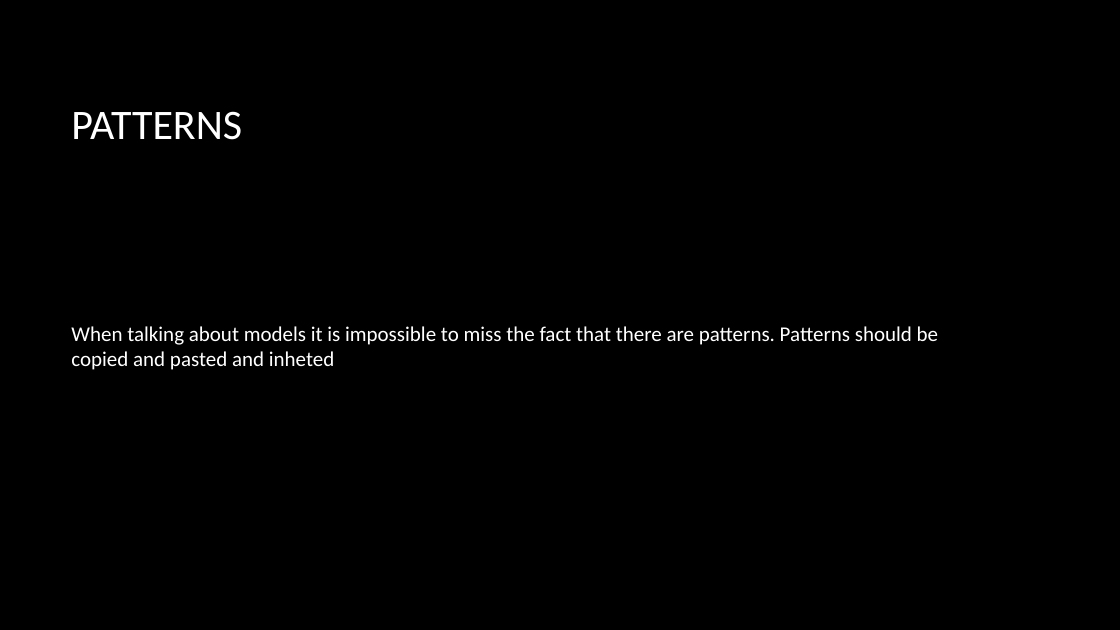
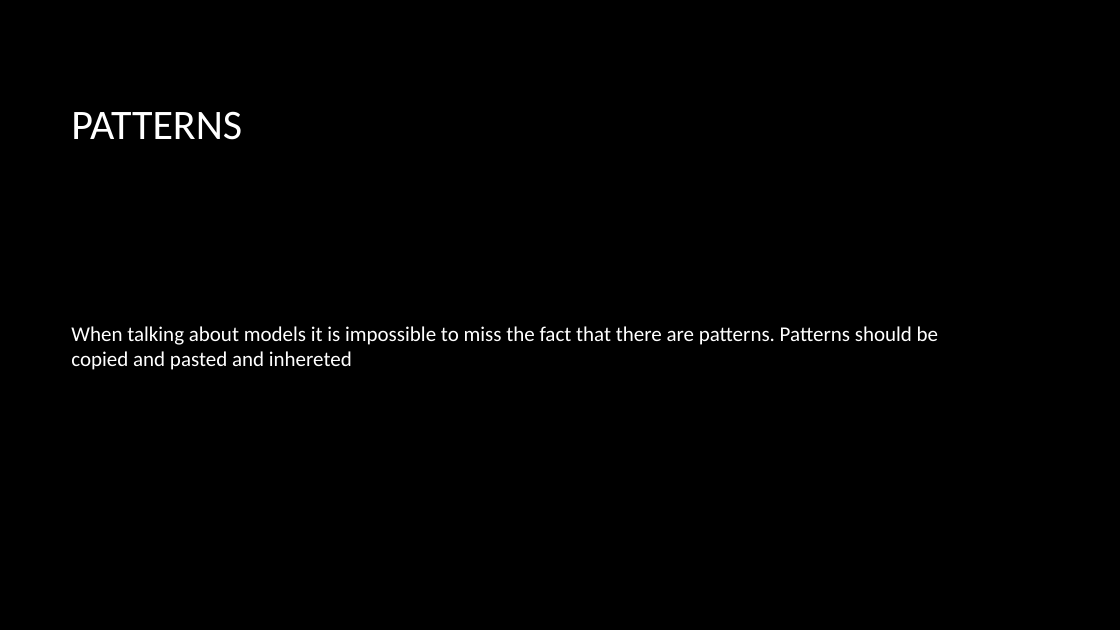
Before and after one commit to KBarros2014/TEAMB, a slide deck: slide 2 of site/documents/Final Presentation/final presentation.pptx. Drawn at 1120x630 pixels with LibreOffice and Linux fonts; fonts in the diff are those of the drawing; background and template pictures are left out. Boxes give left, top, right and bottom in pixels: in the first picture for what was removed or moved away, otherwise in the second. Text is boxed around its words. In the diff, an @@ line names an element or a change of style, - is before the commit and + after.

Commit message:
modified PPT

```diff
--- a/site/documents/Final Presentation/final presentation.pptx
+++ b/site/documents/Final Presentation/final presentation.pptx
@@ text at (x1=71, y1=326, x2=938, y2=370): text changed @@
-When talking about models it is impossible to miss the fact that there are patterns. Patterns should be copied and pasted and inheted
+When talking about models it is impossible to miss the fact that there are patterns. Patterns should be copied and pasted and inhereted
```
Also in this commit, not shown: 1 other slide changed, 4 slides added, 1 slide removed.
